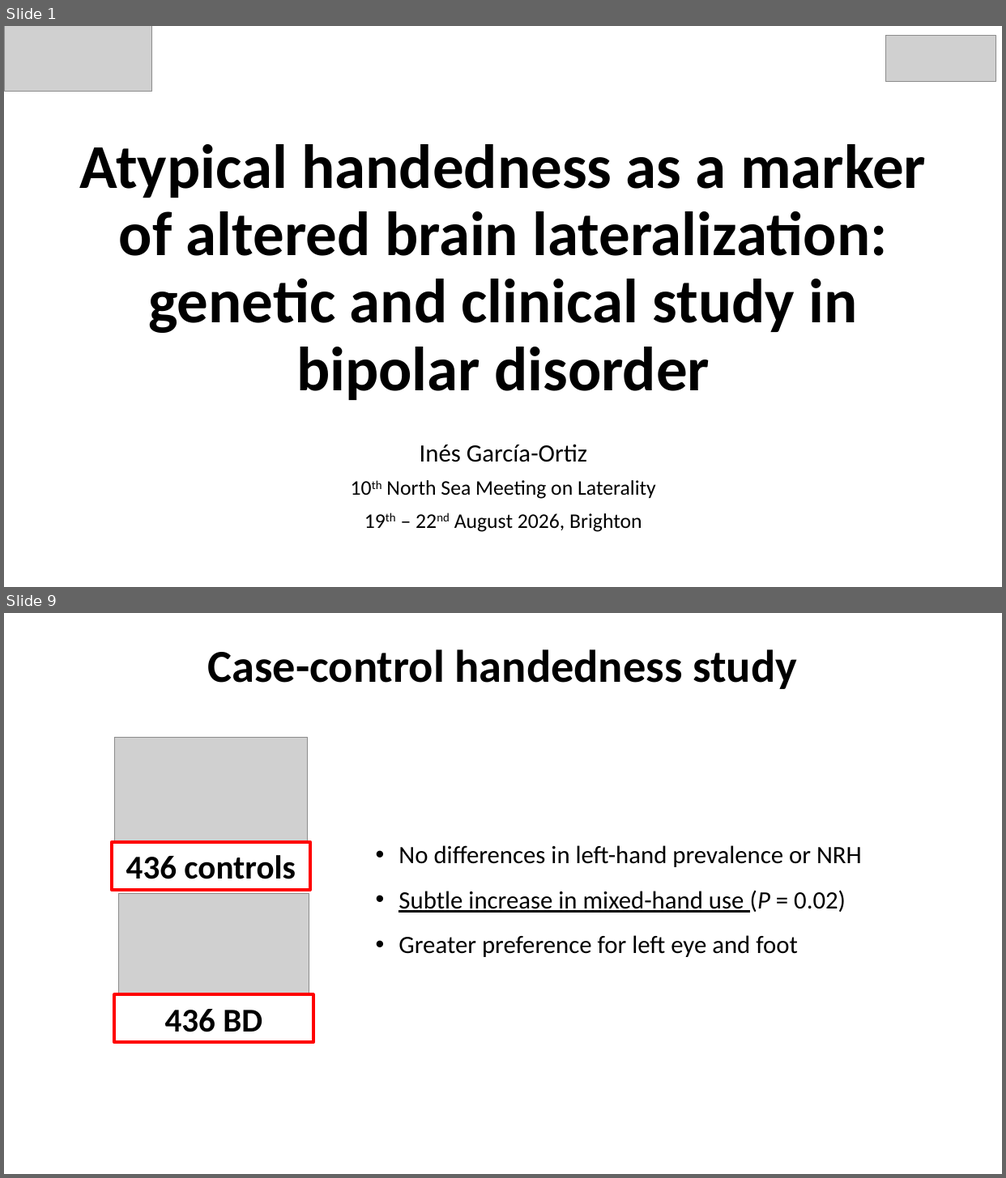
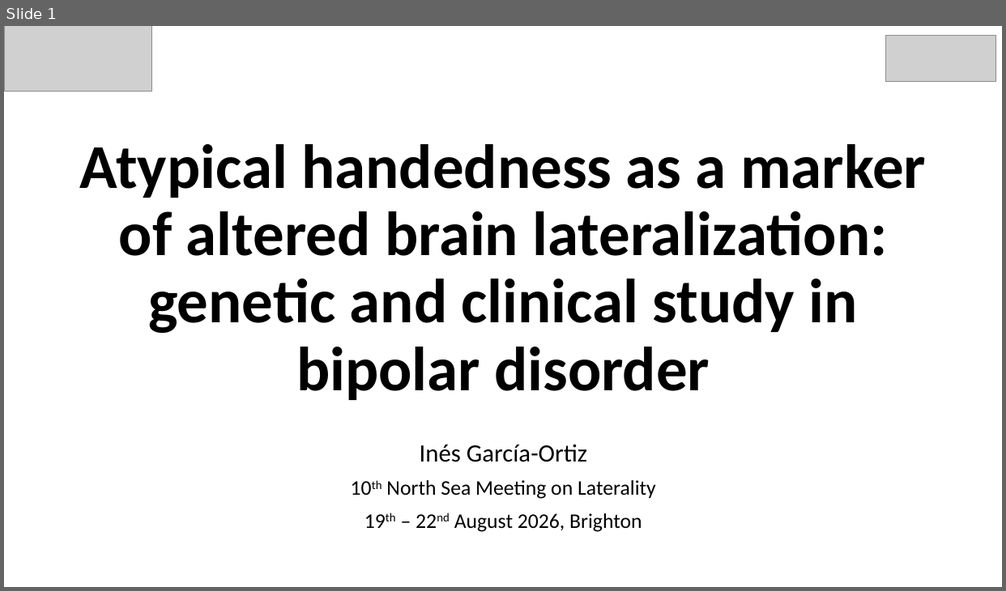
Before and after one commit to igarcia17/EHI_laterality, a slide deck: NorthSeaLateralityCongress_InesGarciaOrtiz.pptx. Shown one above the other, each under a label of ours: slides 1 and 9 before the commit, slide 1 after it; the slides between them are not shown. The pictures are 1006x1178 and 1006x591 pixels, drawn with LibreOffice and Linux fonts; fonts in the diff are those of the drawing; grey boxes stand for pictures. Boxes give left, top, right and bottom in pixels: in the first picture for what was removed or moved away, otherwise in the second. Text is boxed around its words. In the diff, an @@ line names an element or a change of style, - is before the commit and + after.

```diff
--- a/NorthSeaLateralityCongress_InesGarciaOrtiz.pptx
+++ b/NorthSeaLateralityCongress_InesGarciaOrtiz.pptx
@@ slide 9 removed at (x1=4, y1=613, x2=1002, y2=1174), background #FFFFFF @@
@@ title removed at (x1=207, y1=649, x2=797, y2=689) @@
-Case-control handedness study
@@ picture removed at (x1=115, y1=737, x2=307, y2=886) @@
@@ rectangle removed at (x1=112, y1=842, x2=311, y2=890) @@
-436 controls
@@ text removed at (x1=398, y1=845, x2=862, y2=957) @@
-• No differences in left-hand prevalence or NRH
-• Subtle increase in mixed-hand use (P = 0.02)
-• Greater preference for left eye and foot
@@ picture removed at (x1=118, y1=894, x2=309, y2=1043) @@
@@ rectangle removed at (x1=114, y1=995, x2=313, y2=1043) @@
-436 BD
```
Also in this commit, not shown: 9 slides changed, 9 slides added, 2 other slides removed, 8 other files.
